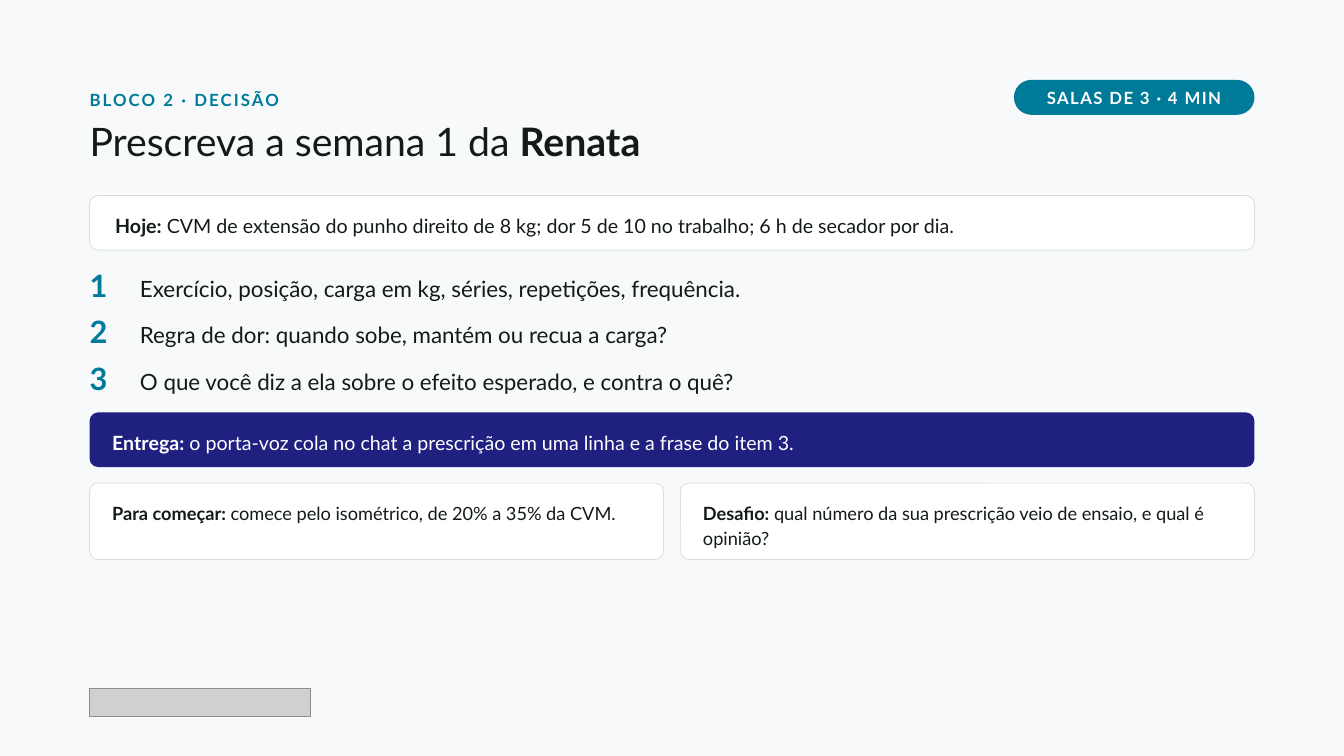
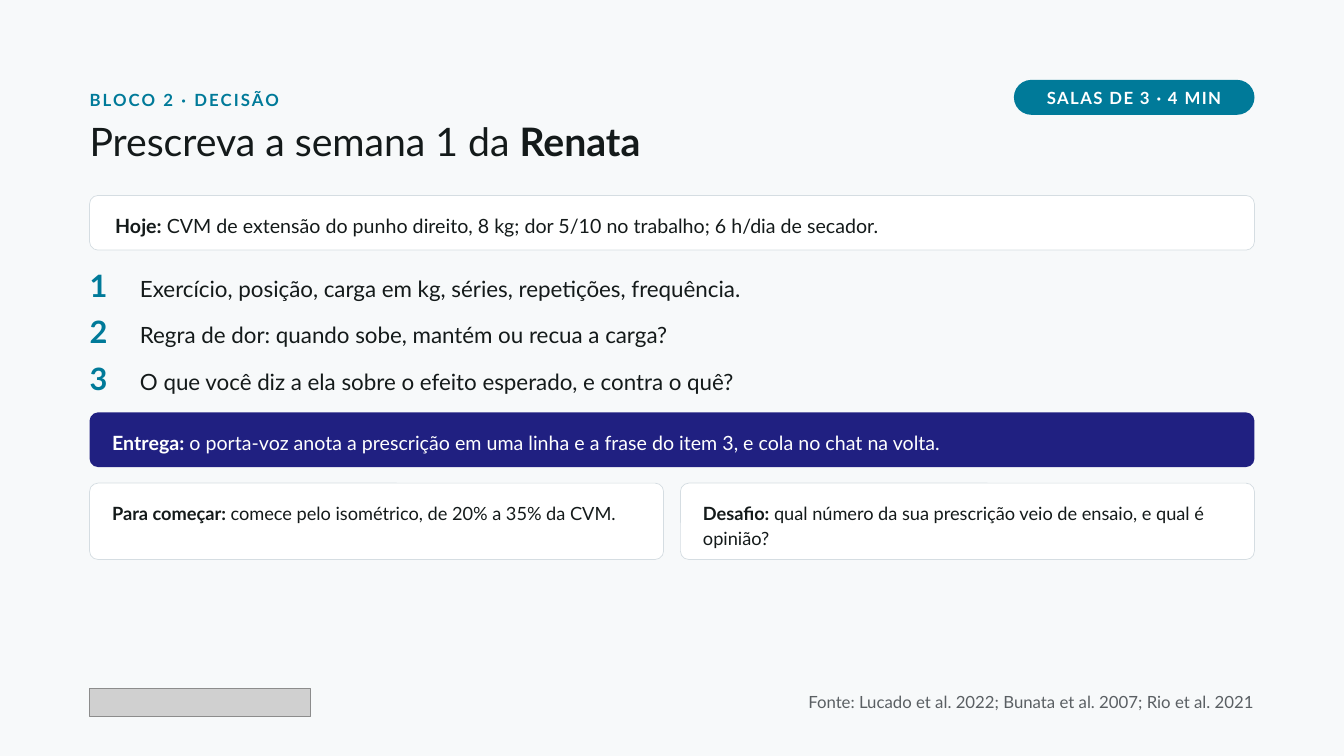
Before and after one commit to dossantosdanieel/illic, a slide deck: slide 12 of aulas/2026-11-cotovelo-lateral-2-reabilitacao/04_aula/cotovelo-lateral-2-reabilitacao.pptx. Drawn at 1344x756 pixels with LibreOffice and Linux fonts; fonts in the diff are those of the drawing; grey boxes stand for pictures. Boxes give left, top, right and bottom in pixels: in the first picture for what was removed or moved away, otherwise in the second. Text is boxed around its words. In the diff, an @@ line names an element or a change of style, - is before the commit and + after.

```diff
--- a/aulas/2026-11-cotovelo-lateral-2-reabilitacao/04_aula/cotovelo-lateral-2-reabilitacao.pptx
+++ b/aulas/2026-11-cotovelo-lateral-2-reabilitacao/04_aula/cotovelo-lateral-2-reabilitacao.pptx
@@ text in rounded rectangle at (115,218,878,237): text changed @@
-Hoje: CVM de extensão do punho direito de 8 kg; dor 5 de 10 no trabalho; 6 h de secador por dia.
+Hoje: CVM de extensão do punho direito, 8 kg; dor 5/10 no trabalho; 6 h/dia de secador.
@@ text in rounded rectangle at (112,435,940,454): text changed @@
-Entrega: o porta-voz cola no chat a prescrição em uma linha e a frase do item 3.
+Entrega: o porta-voz anota a prescrição em uma linha e a frase do item 3, e cola no chat na volta.
@@ text added at (808,695,1254,710), 12 pt, text #5A5F63 @@
+Fonte: Lucado et al. 2022; Bunata et al. 2007; Rio et al. 2021
```
Also in this commit, not shown: 13 other slides changed, 18 other files.
